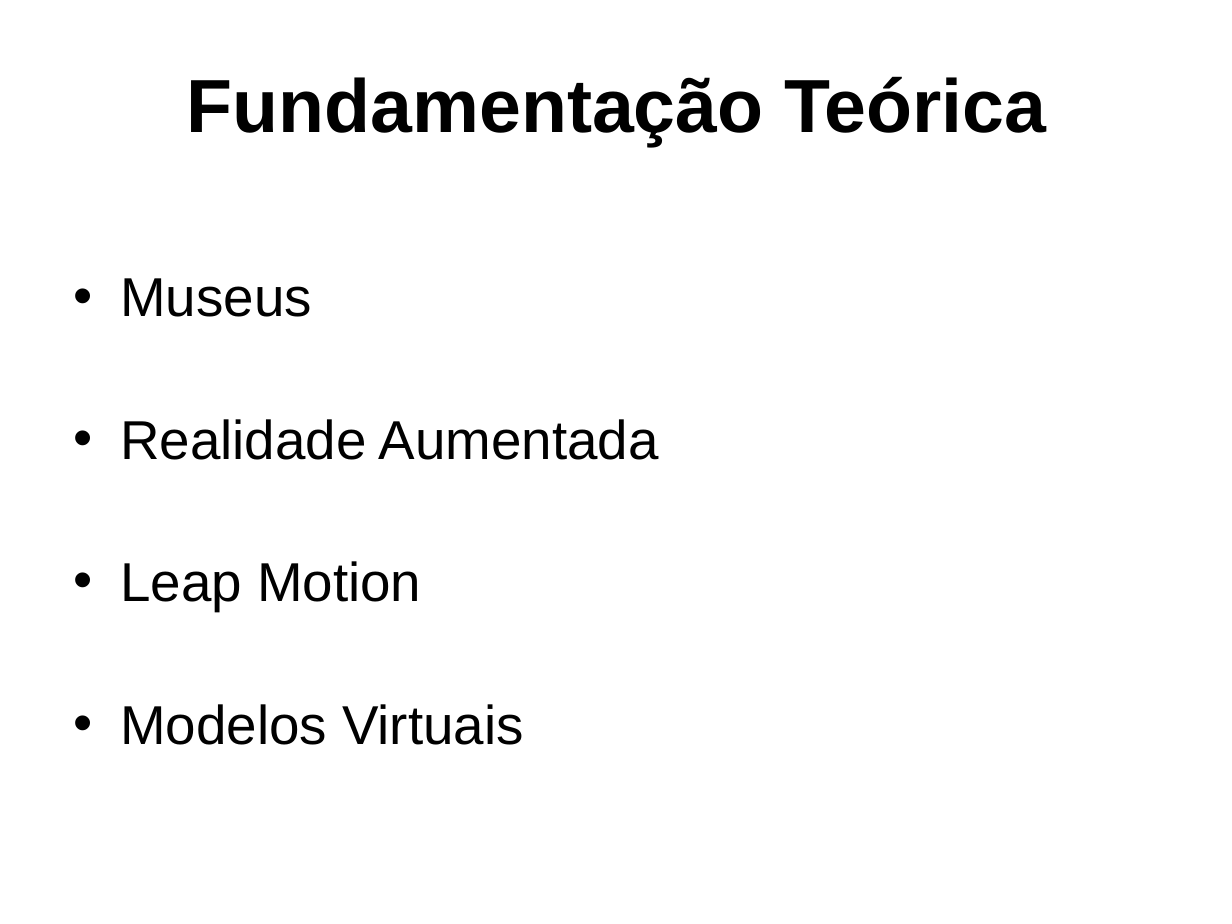
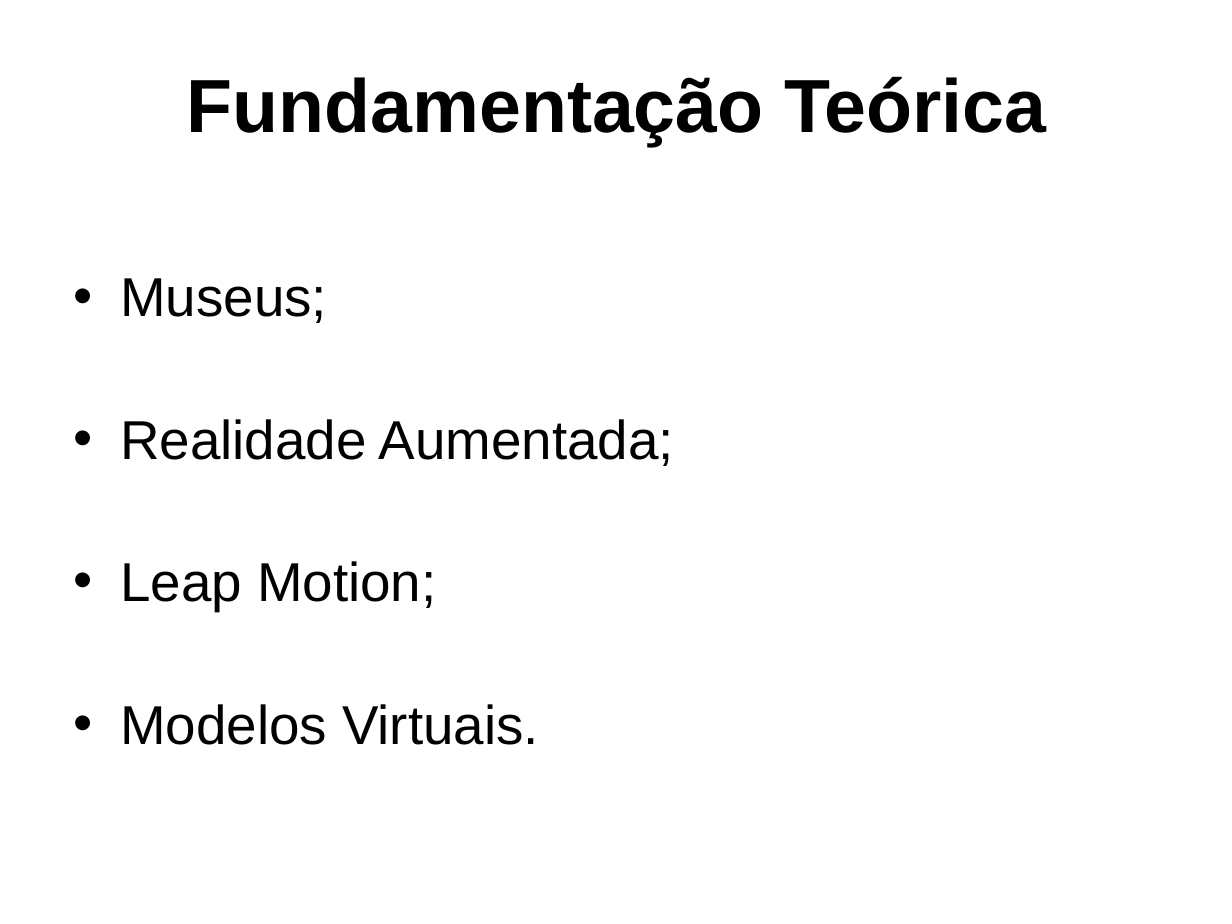
Before and after one commit to gcgfurb/tcc_JulioVicenteBrych, a slide deck: slide 6 of _julio/ApresentaçãoTCC-Julio_Vicente_Brych.pptx. Drawn at 1232x924 pixels with LibreOffice and Linux fonts; fonts in the diff are those of the drawing; background and template pictures are left out. Boxes give left, top, right and bottom in pixels: in the first picture for what was removed or moved away, otherwise in the second. Text is boxed around its words. In the diff, an @@ line names an element or a change of style, - is before the commit and + after.

```diff
--- a/_julio/ApresentaçãoTCC-Julio_Vicente_Brych.pptx
+++ b/_julio/ApresentaçãoTCC-Julio_Vicente_Brych.pptx
@@ text at (x1=120, y1=278, x2=674, y2=745): text changed @@
-• Museus
-• Realidade Aumentada
-• Leap Motion
-• Modelos Virtuais
+• Museus;
+• Realidade Aumentada;
+• Leap Motion;
+• Modelos Virtuais.
```
Also in this commit, not shown: 18 other slides changed, 2 slides added.
